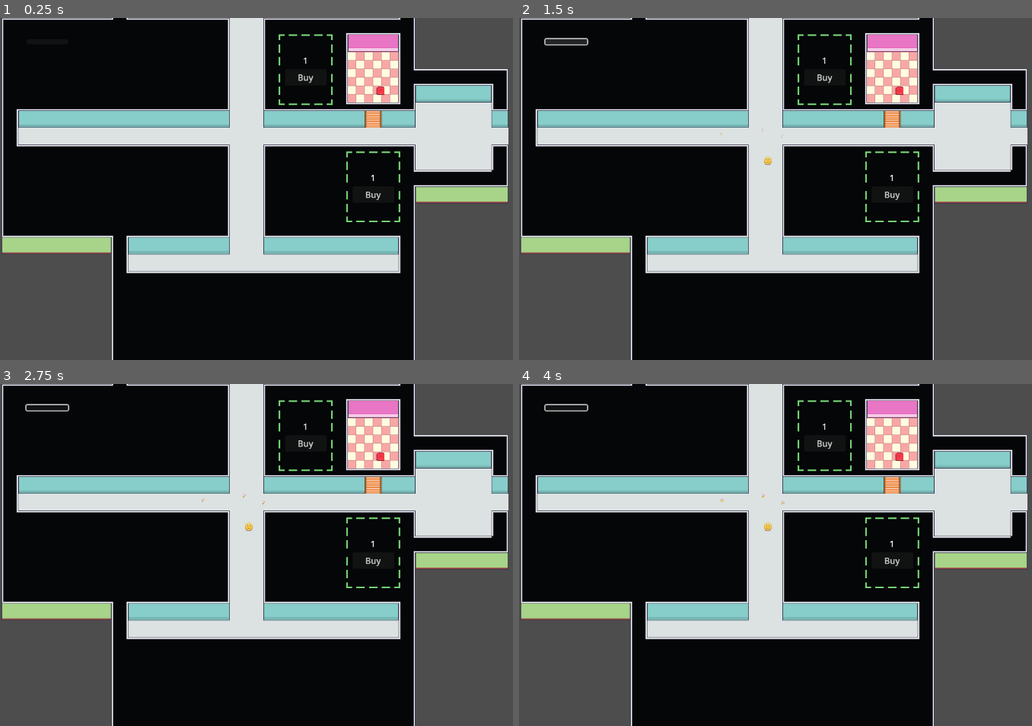
Above: before the commit, frames 1-4 (two rows, left to right).
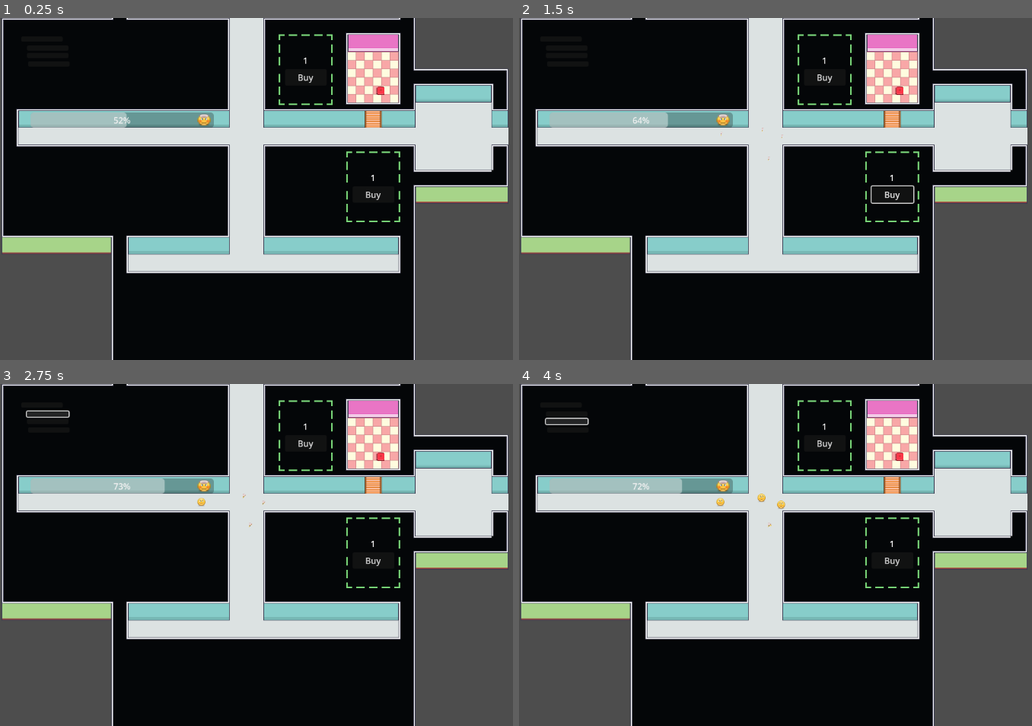
Above: after the commit, the same moments.

Repository: Tausva/DogShelter
Game: Godot game, scene res://scenes/MartiumTest/martium_test_scene.tscn
The game is run twice, just before and just after one commit, with the same random seed, the same clock (stepped at 60 frames per second) and the same inputs.
Inputs (mouse positions are in pixels of both pictures, inside the frame that each line leads up to):
- Up to frame 1 (0.25 s): no input
- Up to frame 2 (1.5 s): click "Buy" at 0.5 s; click (565, 41) at 1.27 s
- Up to frame 3 (2.75 s): click (46, 414) at 2.02 s
- Up to frame 4 (4 s): click (570, 428) at 2.77 s; click (565, 421) at 3.52 s

The runs differ from the first frame. In frame 1, 1.6% of the frame differs, in the area x 5-42%, y 27-33%; in frame 2, 1.9%; in frame 3, 1.9%; in frame 4, 2.0%, in the area x 4-52%, y 5-43%.

Commit message:
overall happyness bar

Diff:
--- a/game_manager.gd
+++ b/game_manager.gd
@@ -1,4 +1,6 @@
 extends Node
+
+signal happiness_changed
 
 var total_funds: int = 0
 var happy_metric_value: int = 0
@@ -18,8 +20,15 @@
 	return true
 
 
-func add_happy(isHappy: bool, value: int):
-	if isHappy:
+func add_happy(is_Happy: bool, value: int):
+	if is_Happy:
 		happy_metric_value += value
 	else:
 		happy_metric_value -= value
+	happy_metric_value = clamp(happy_metric_value, -100, 100)
+
+	emit_signal("happiness_changed")
+
+
+func get_happy_metric_value() -> int:
+	return happy_metric_value
--- a/scenes/MartiumTest/martium_test_scene.gd
+++ b/scenes/MartiumTest/martium_test_scene.gd
@@ -1,11 +1,19 @@
 extends Node2D
 @onready var happy = $"Happyness Component"
+@onready var happy2 = $"Happyness Component2"
+@onready var happy3 = $"Happyness Component3"
+@onready var happy4 = $"Happyness Component4"
 @onready var happy_button = $Button
+@onready var happy_button2 = $Button2
+@onready var happy_button3 = $Button3
+@onready var happy_button4 = $Button4
 
 # Called when the node enters the scene tree for the first time.
 func _ready() -> void:
 	happy_button.pressed.connect(_on_button_pressed)
-	pass # Replace with function body.
+	happy_button2.pressed.connect(_on_button_pressed2)
+	happy_button3.pressed.connect(_on_button_pressed3)
+	happy_button4.pressed.connect(_on_button_pressed4)
 
 
 # Called every frame. 'delta' is the elapsed time since the previous frame.
@@ -15,3 +23,15 @@
 
 func _on_button_pressed() -> void:
 	happy.is_happy = !happy.is_happy
+
+
+func _on_button_pressed2() -> void:
+	happy2.is_happy = !happy2.is_happy
+
+
+func _on_button_pressed3() -> void:
+	happy3.is_happy = !happy3.is_happy
+
+
+func _on_button_pressed4() -> void:
+	happy4.is_happy = !happy4.is_happy
--- a/scenes/MartiumTest/martium_test_scene.tscn
+++ b/scenes/MartiumTest/martium_test_scene.tscn
@@ -1,10 +1,11 @@
-[gd_scene load_steps=6 format=3 uid="uid://bwopiytt2dth5"]
+[gd_scene load_steps=7 format=3 uid="uid://bwopiytt2dth5"]
 
 [ext_resource type="Script" path="res://scenes/MartiumTest/martium_test_scene.gd" id="1_sbyj4"]
 [ext_resource type="PackedScene" uid="uid://cjnhjj8fcmihv" path="res://scenes/cursor/cursor.tscn" id="2_ar4kh"]
 [ext_resource type="PackedScene" uid="uid://c4udinlll0vf8" path="res://scenes/shelter/shelter.tscn" id="3_qnhgq"]
 [ext_resource type="PackedScene" uid="uid://nck7rxri5mp8" path="res://scenes/DogSpawTimer/dog_spawn_timer.tscn" id="3_xsrpf"]
 [ext_resource type="PackedScene" uid="uid://cyoa84fg3cv5m" path="res://scenes/components/happyness_component/happyness_component.tscn" id="4_uu3u0"]
+[ext_resource type="PackedScene" uid="uid://cvxcoja7ghjj3" path="res://scenes/components/overall_happyness_component/overall_happyness_component.tscn" id="6_5ryfp"]
 
 [node name="MartiumTestScene" type="Node2D"]
 script = ExtResource("1_sbyj4")
@@ -31,7 +32,28 @@
 position = Vector2(452, 208)
 
 [node name="Button" type="Button" parent="."]
-offset_left = 50.0
-offset_top = 40.0
-offset_right = 129.0
-offset_bottom = 50.0
+offset_left = 40.0
+offset_top = 35.0
+offset_right = 119.0
+offset_bottom = 45.0
+
+[node name="Button2" type="Button" parent="."]
+offset_left = 51.0
+offset_top = 52.0
+offset_right = 130.0
+offset_bottom = 62.0
+
+[node name="Button3" type="Button" parent="."]
+offset_left = 53.0
+offset_top = 82.0
+offset_right = 132.0
+offset_bottom = 92.0
+
+[node name="Button4" type="Button" parent="."]
+offset_left = 51.0
+offset_top = 66.0
+offset_right = 130.0
+offset_bottom = 76.0
+
+[node name="OverallHappynessComponent" parent="." instance=ExtResource("6_5ryfp")]
+position = Vector2(58, 179)
--- a/scenes/components/happyness_component/happyness_component.gd
+++ b/scenes/components/happyness_component/happyness_component.gd
@@ -24,6 +24,7 @@
 
 
 func _on_happy_progress_timer_timeout():
+	GameManager.add_happy(is_happy, 1)
 	if is_happy and progress_bar.value < 100:
 		progress_bar.show()
 		progress_bar.value += 1
--- a/scenes/components/overall_happyness_component/overall_happyness_component.gd
+++ b/scenes/components/overall_happyness_component/overall_happyness_component.gd
@@ -1,13 +1,13 @@
 extends Node2D
 
-@onready var is_happy_timer = $IsHappyTimer
-
+@onready var happy_bar = $HappyBar
+@onready var happy_image = $Happy
+@onready var angry_image = $Angry
 
 # Called when the node enters the scene tree for the first time.
 func _ready() -> void:
-	is_happy_timer.timeout.connect(_on_happy_timer_timeout)
-	is_happy_timer.start()
-	pass # Replace with function body.
+	GameManager.happiness_changed.connect(_on_update_happiness_bar)
+
 
 
 # Called every frame. 'delta' is the elapsed time since the previous frame.
@@ -15,5 +15,23 @@
 	pass
 
 
-func _on_happy_timer_timeout():
+func update_bar_color(value: int):
 	pass
+
+func show_image(value: int):
+	if happy_bar.value > 0:
+		happy_image.show()
+		angry_image.hide()
+
+	if happy_bar.value == 0:
+		happy_image.show()
+		angry_image.show()
+
+	if happy_bar.value < 0:
+		angry_image.show()
+		happy_image.hide()
+
+
+func _on_update_happiness_bar():
+	happy_bar.value = GameManager.get_happy_metric_value()
+	show_image(happy_bar.value)
--- a/scenes/components/overall_happyness_component/overall_happyness_component.tscn
+++ b/scenes/components/overall_happyness_component/overall_happyness_component.tscn
@@ -1,8 +1,23 @@
-[gd_scene load_steps=2 format=3 uid="uid://cvxcoja7ghjj3"]
+[gd_scene load_steps=4 format=3 uid="uid://cvxcoja7ghjj3"]
 
 [ext_resource type="Script" path="res://scenes/components/overall_happyness_component/overall_happyness_component.gd" id="1_su7q5"]
+[ext_resource type="Texture2D" uid="uid://byiros5lsoc8k" path="res://assets/16x16/happy.png" id="2_ru6t5"]
+[ext_resource type="Texture2D" uid="uid://heaaaxcsbnpf" path="res://assets/16x16/angry.png" id="3_x4su4"]
 
 [node name="OverallHappynessComponent" type="Node2D"]
 script = ExtResource("1_su7q5")
 
-[node name="IsHappyTimer" type="Timer" parent="."]
+[node name="HappyBar" type="ProgressBar" parent="."]
+offset_right = 347.0
+offset_bottom = 29.0
+min_value = -100.0
+
+[node name="Happy" type="Sprite2D" parent="."]
+position = Vector2(329.25, 14)
+scale = Vector2(1.65625, 1.375)
+texture = ExtResource("2_ru6t5")
+
+[node name="Angry" type="Sprite2D" parent="."]
+position = Vector2(20, 15)
+scale = Vector2(1.8125, 1.75)
+texture = ExtResource("3_x4su4")
